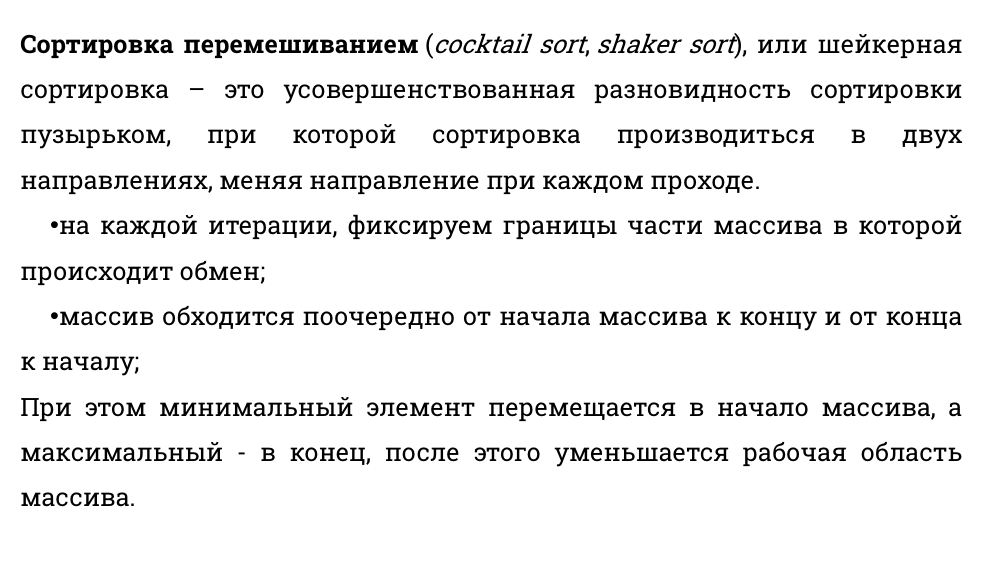
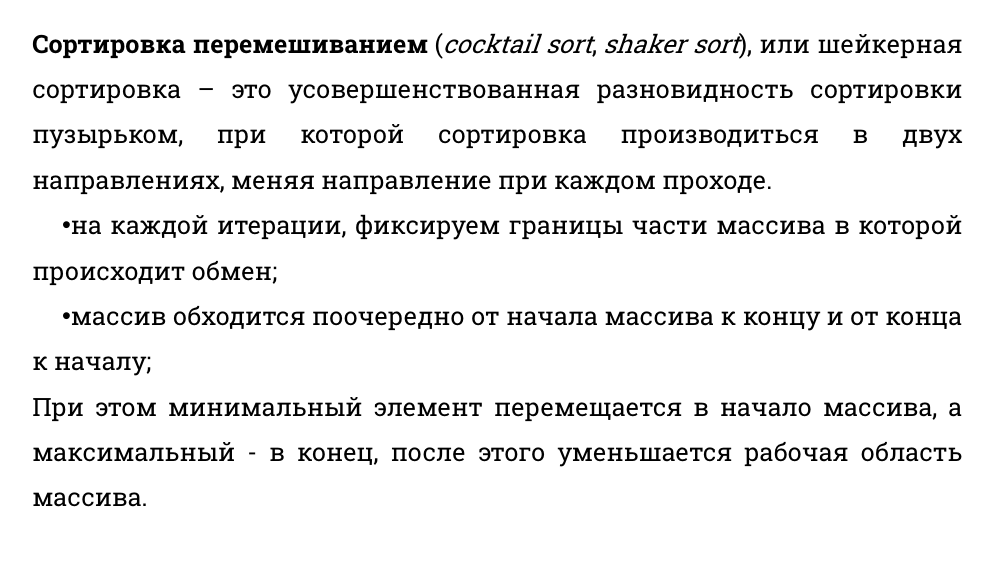
Before and after one commit to DaniilKlyukin/ITiP-1, a slide deck: slide 41 of Лекции/ИТиП лек 2 (лр 2, практическая 1).pptx. Drawn at 1008x567 pixels with LibreOffice and Linux fonts; fonts in the diff are those of the drawing. Boxes give left, top, right and bottom in pixels: in the first picture for what was removed or moved away, otherwise in the second. Text is boxed around its words. In the diff, an @@ line names an element or a change of style, - is before the commit and + after.

```diff
--- a/Лекции/ИТиП лек 2 (лр 2, практическая 1).pptx
+++ b/Лекции/ИТиП лек 2 (лр 2, практическая 1).pptx
@@ text "Сортировка перемешиванием (cocktail sort, shaker ..." rewrapped from (x1=20, y1=33, x2=963, y2=507) to (x1=32, y1=33, x2=963, y2=507) @@
```
Also in this commit, not shown: 13 other slides changed, 3 other files.
